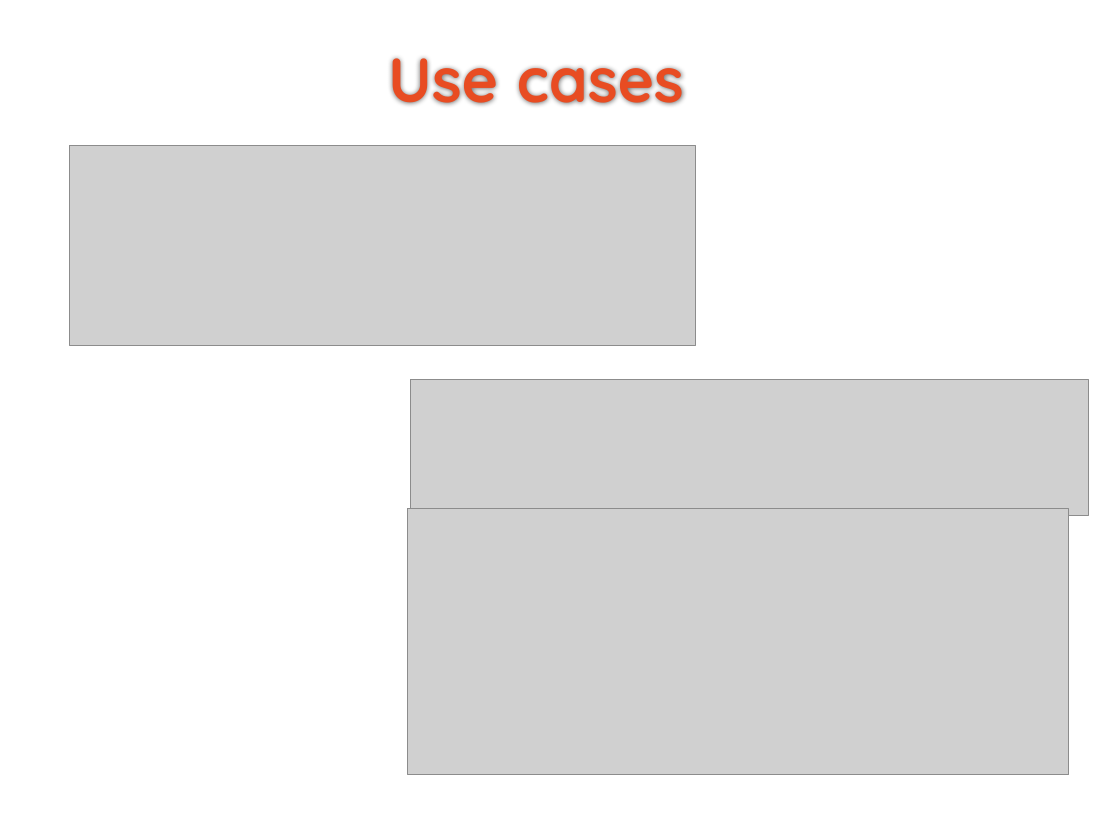
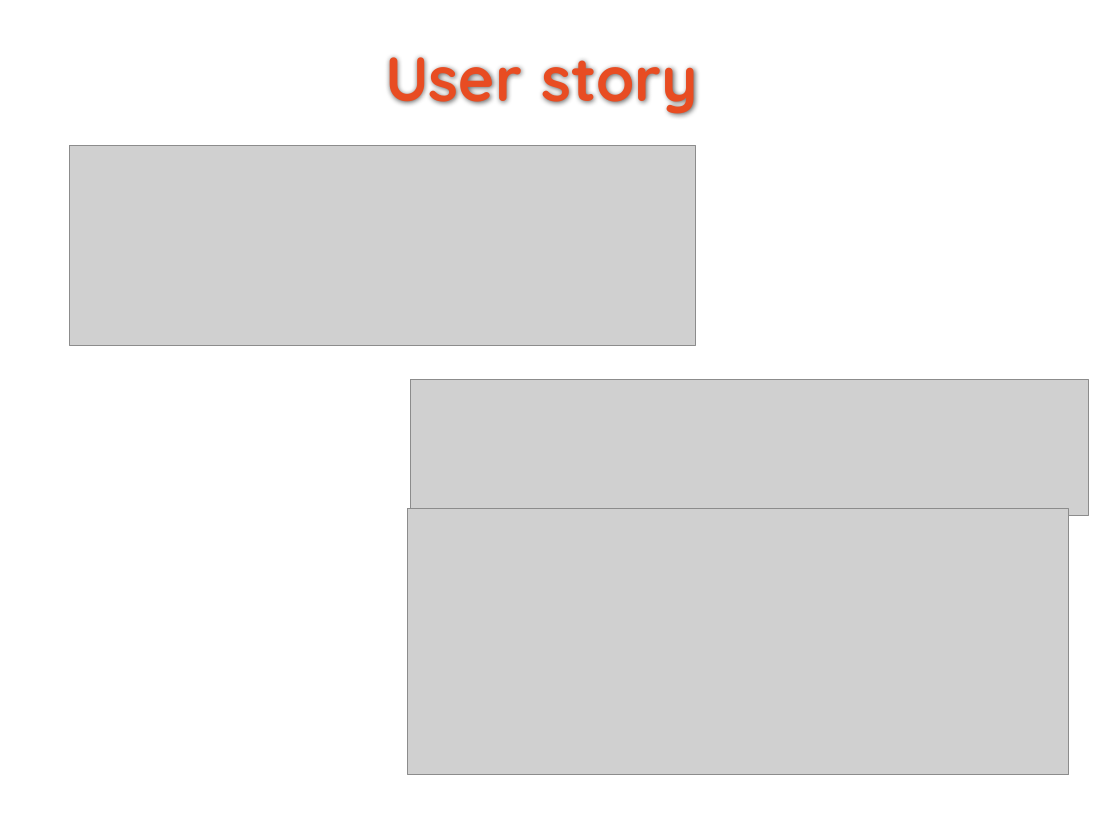
Before and after one commit to TAAS-20-21/StudentOne, a slide deck: slide 10 of Project Review/review1/StudentOne - ProjectReview - Gruppo 13 (1).pptx. Drawn at 1120x840 pixels with LibreOffice and Linux fonts; fonts in the diff are those of the drawing; grey boxes stand for pictures. Boxes give left, top, right and bottom in pixels: in the first picture for what was removed or moved away, otherwise in the second. Text is boxed around its words. In the diff, an @@ line names an element or a change of style, - is before the commit and + after.

```diff
--- a/Project Review/review1/StudentOne - ProjectReview - Gruppo 13 (1).pptx
+++ b/Project Review/review1/StudentOne - ProjectReview - Gruppo 13 (1).pptx
@@ title at bbox=[385, 57, 698, 116]: text changed @@
-Use cases
+User story
```
Also in this commit, not shown: 3 other slides changed, 2 other files.
